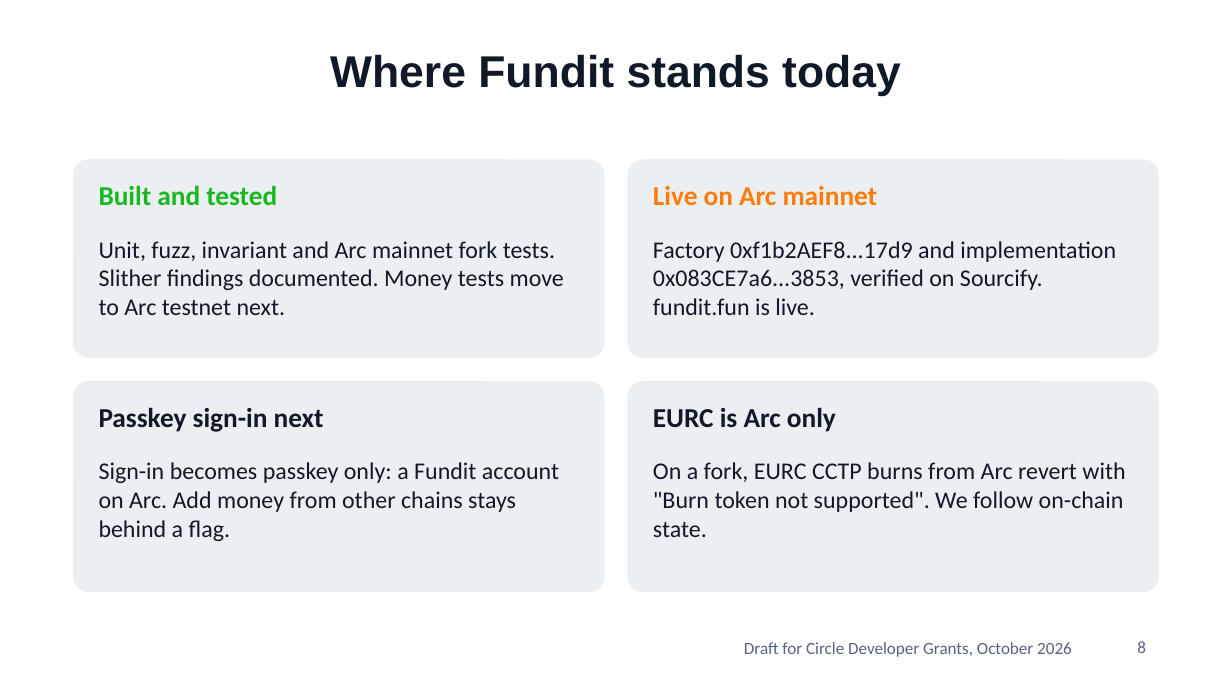
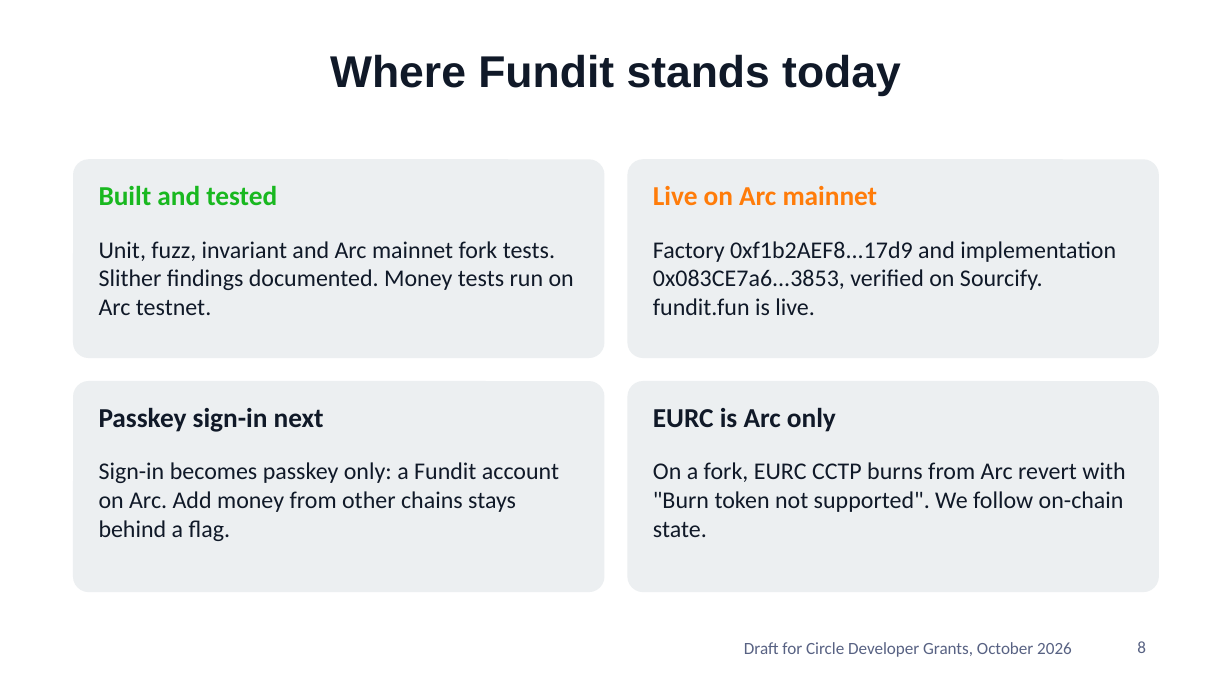
Before and after one commit to xanderslabs/Fundit, a slide deck: slide 8 of docs/fundit-pitch-deck.pptx. Drawn at 1232x693 pixels with LibreOffice and Linux fonts; fonts in the diff are those of the drawing; background and template pictures are left out. Boxes give left, top, right and bottom in pixels: in the first picture for what was removed or moved away, otherwise in the second. Text is boxed around its words. In the diff, an @@ line names an element or a change of style, - is before the commit and + after.

Commit message:
docs: testnet live in deck and whitepaper PDF

```diff
--- a/docs/fundit-pitch-deck.pptx
+++ b/docs/fundit-pitch-deck.pptx
@@ text at [99, 241, 574, 315]: text changed @@
-Unit, fuzz, invariant and Arc mainnet fork tests. Slither findings documented. Money tests move to Arc testnet next.
+Unit, fuzz, invariant and Arc mainnet fork tests. Slither findings documented. Money tests run on Arc testnet.
```
Also in this commit, not shown: 2 other files.
